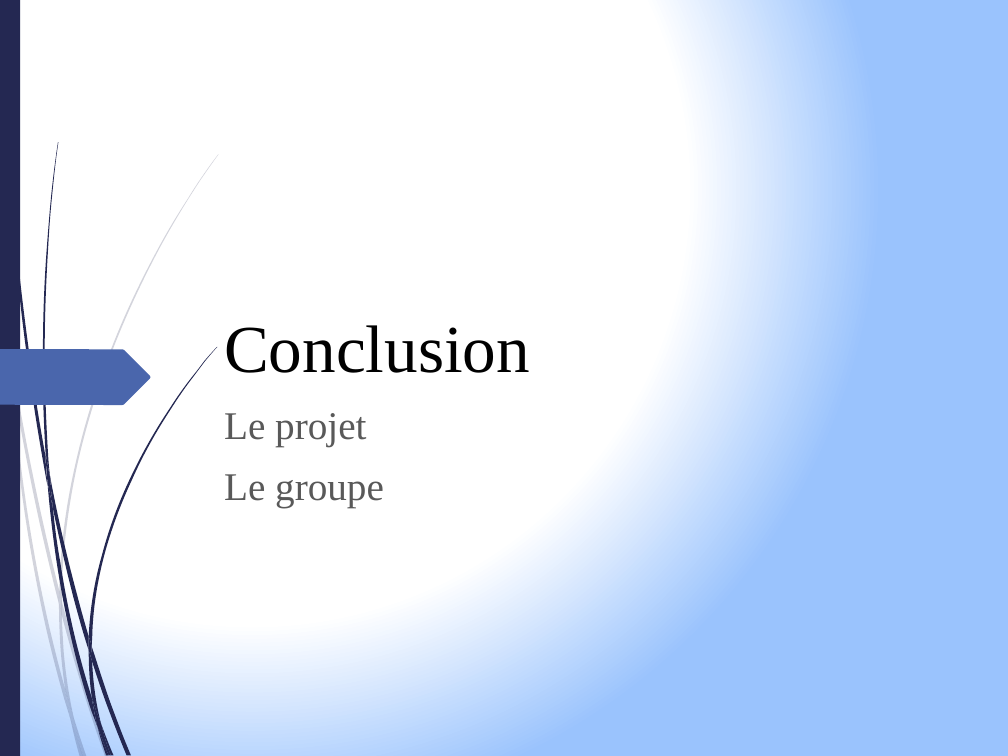
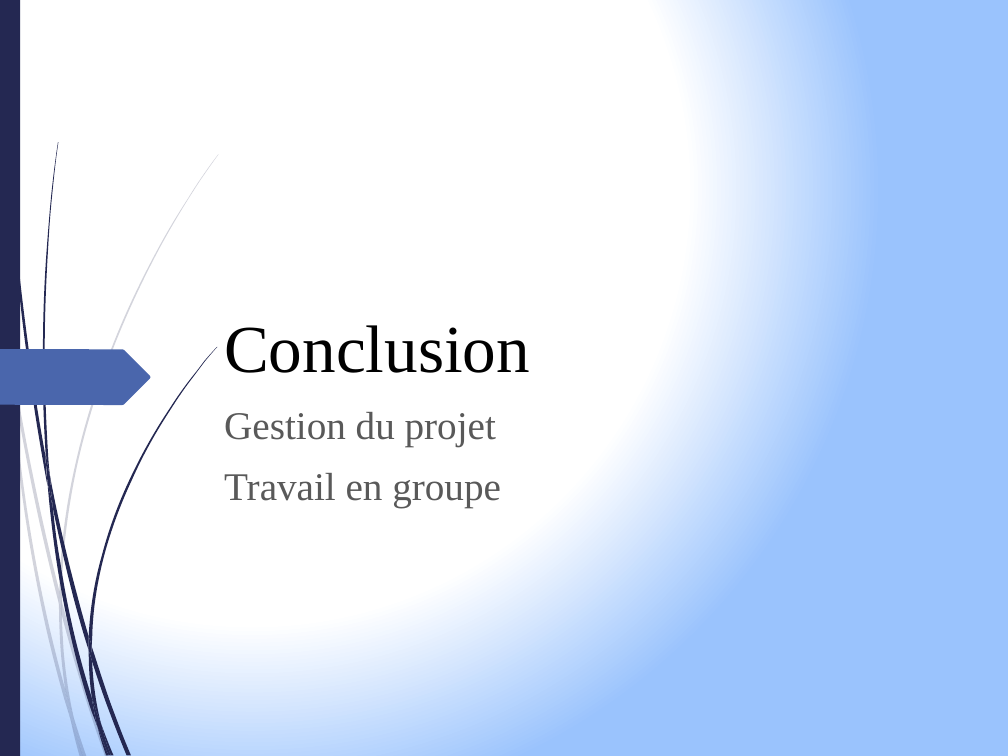
Before and after one commit to manalito/nukemap, a slide deck: slide 7 of presentation.pptx. Drawn at 1008x756 pixels with LibreOffice and Linux fonts; fonts in the diff are those of the drawing. Boxes give left, top, right and bottom in pixels: in the first picture for what was removed or moved away, otherwise in the second. Text is boxed around its words. In the diff, an @@ line names an element or a change of style, - is before the commit and + after.

Commit message:
final presentation

```diff
--- a/presentation.pptx
+++ b/presentation.pptx
@@ text at <box>224,412,501,507</box>: text changed @@
-Le projet
-Le groupe
+Gestion du projet
+Travail en groupe
```
Also in this commit, not shown: 2 other slides changed.
